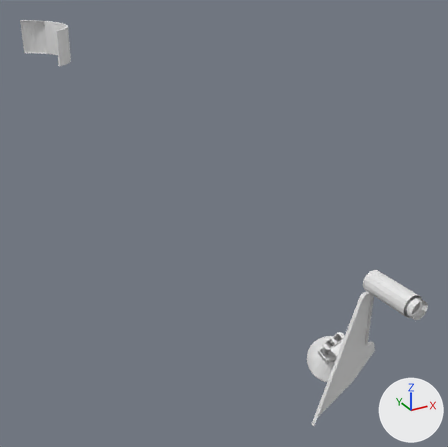
The OBJ model DarkChaos-Dev/gameitems/Primitive.LM_L_LM2_Parts.obj as it was, and as the next commit left it.
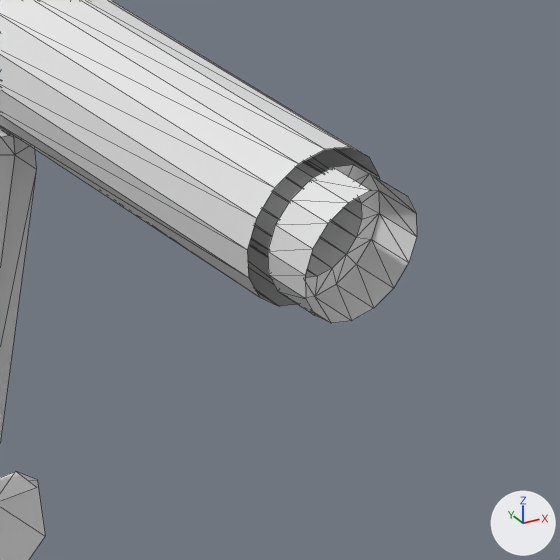
Each version appears first whole from a 50 mm camera at (-516.2, -450.4, -175.2) aimed at (-291.4, -41.6, -379.6), and next in a close-up on the part from 82% to 100% of the width and 61% to 79% of the height. The lights are fixed; the arrows at lower right show +X, +Y and +Z. The close-ups show mesh edges as thin lines. Where no turn or scale is listed for an object, it has been applied to the vertices. Vertices at the same position are counted once.

Script lines for the objects in view, before the commit:
```python
me_lm_l_lm2_parts = bpy.data.meshes.new('LM_L_LM2_Parts')
me_lm_l_lm2_parts.from_pydata(...)  # 1268 vertices, 2146 faces; spans x -418.0..-147.0, y -149.0..38.0, z -574.0..-222.0
ob_lm_l_lm2_parts = bpy.data.objects.new('LM_L_LM2_Parts', me_lm_l_lm2_parts)
ob_lm_l_lm2_parts.location = (0.0, 0.0, 0.0)
```
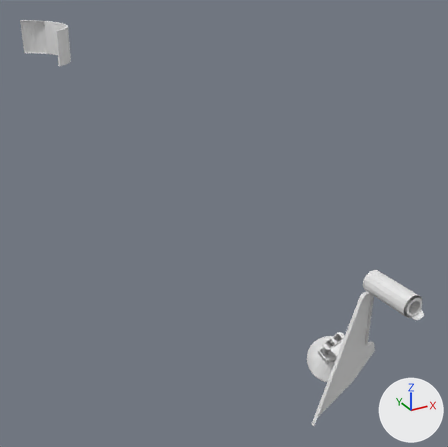
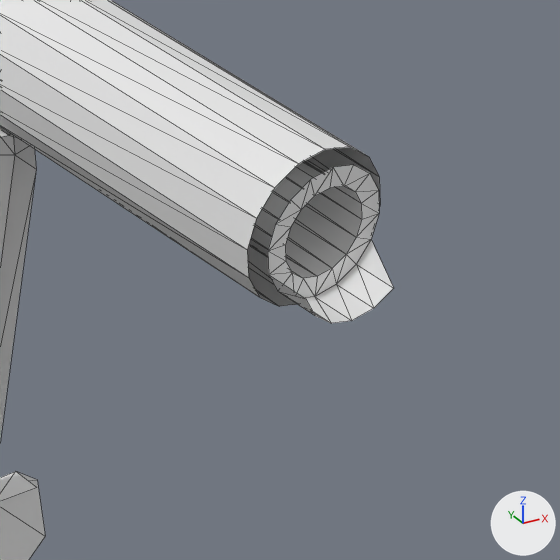
The change, as a diff of the scene's bpy script:
```diff
--- a/DarkChaos-Dev/gameitems/Primitive.LM_L_LM2_Parts.obj.py
+++ b/DarkChaos-Dev/gameitems/Primitive.LM_L_LM2_Parts.obj.py
@@ me_lm_l_lm2_parts @@
 # used by ob_lm_l_lm2_parts; location = (0.0, 0.0, 0.0)
-me_lm_l_lm2_parts.from_pydata(...)  # 1268 vertices, 2146 faces; spans x -418.0..-147.0, y -149.0..38.0, z -574.0..-222.0
+me_lm_l_lm2_parts.from_pydata(...)  # 1259 vertices, 2128 faces; spans x -418.0..-147.0, y -149.0..38.0, z -574.0..-222.0
+# me_lm_l_lm2_parts part 1
+# 9 vertices are removed from x -180.0..-162.0, y -149.0, z -444.0..-432.0
+# 18 faces are deleted
```

Pixel boxes (x1, y1, x2, y2) of what changed, in the close-ups (560 x 560 px):
'LM_L_LM2_Parts', reshaped: before (0, 0, 417, 560); after (0, 0, 394, 560)
part 1 of me_lm_l_lm2_parts, deleted: before (268, 166, 417, 299)
